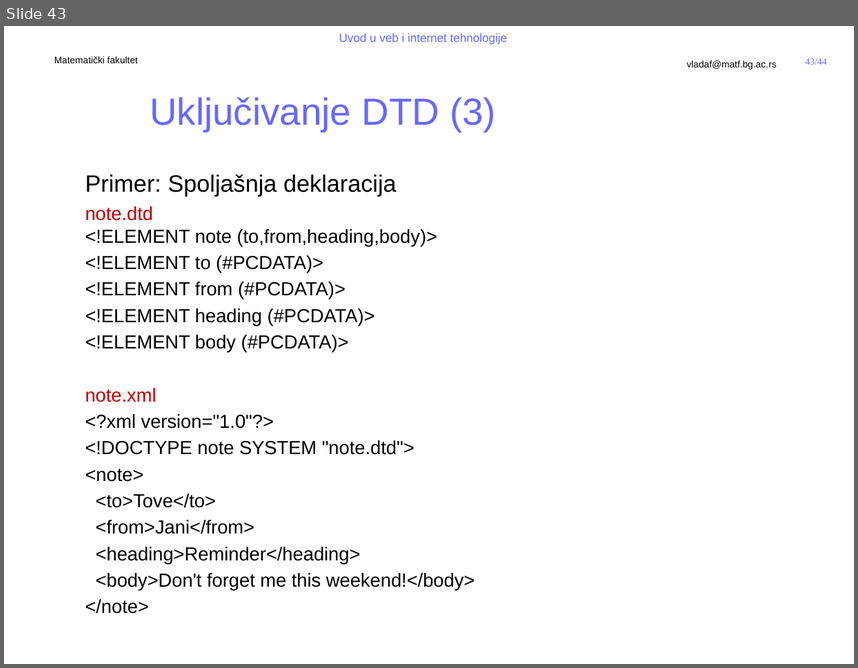
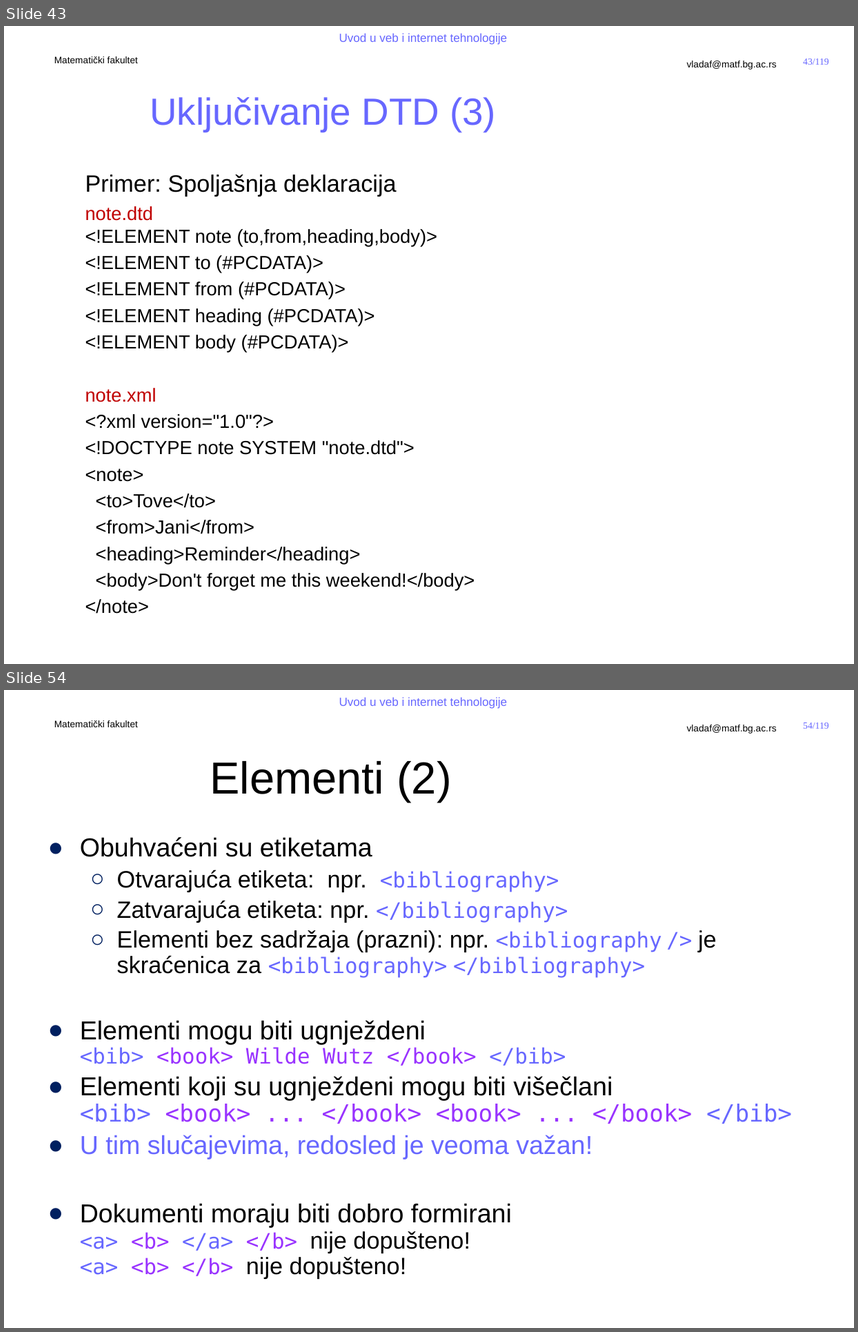
Before and after one commit to MatfUVIT/info, a slide deck: predavanja/prezentacije/UVIT02-01-Jezici za obelezavanje.pptx. Shown one above the other, each under a label of ours: slide 43 before the commit, slides 43 and 54 after it; the slides between them are not shown. The pictures are 858x668 and 858x1332 pixels, drawn with LibreOffice and Linux fonts; fonts in the diff are those of the drawing; background and template pictures are left out. Boxes give left, top, right and bottom in pixels: in the first picture for what was removed or moved away, otherwise in the second. Text is boxed around its words. In the diff, an @@ line names an element or a change of style, - is before the commit and + after.

```diff
--- a/predavanja/prezentacije/UVIT02-01-Jezici za obelezavanje.pptx
+++ b/predavanja/prezentacije/UVIT02-01-Jezici za obelezavanje.pptx
@@ slide 54 added at [4,690,854,1328], background #FFFFFF; not listed: 5 template elements that a slide beside it also shows @@
@@ title added at [210,761,451,802], 38 pt, text #000000 @@
+Elementi (2)
@@ text added at [80,837,792,1278], 20 pt, text #000000 @@
+● Obuhvaćeni su etiketama
+  ○ Otvarajuća etiketa: npr. <bibliography>
+  ○ Zatvarajuća etiketa: npr. </bibliography>
+  ○ Elementi bez sadržaja (prazni): npr. <bibliography /> je skraćenica za <bibliography> </bibliography>
+● Elementi mogu biti ugnježdeni
+  <bib> <book> Wilde Wutz </book> </bib>
+● Elementi koji su ugnježdeni mogu biti višečlani
+  <bib> <book> ... </book> <book> ... </book> </bib>
+● U tim slučajevima, redosled je veoma važan!
+● Dokumenti moraju biti dobro formirani
+  <a> <b> </a> </b> nije dopušteno!
+  <a> <b> </b> nije dopušteno!
@@ page number at [803,58,829,65]: text changed @@
-43/44
+43/119
```
Also in this commit, not shown: 2 slides changed, 74 other slides added, 2 other files.
